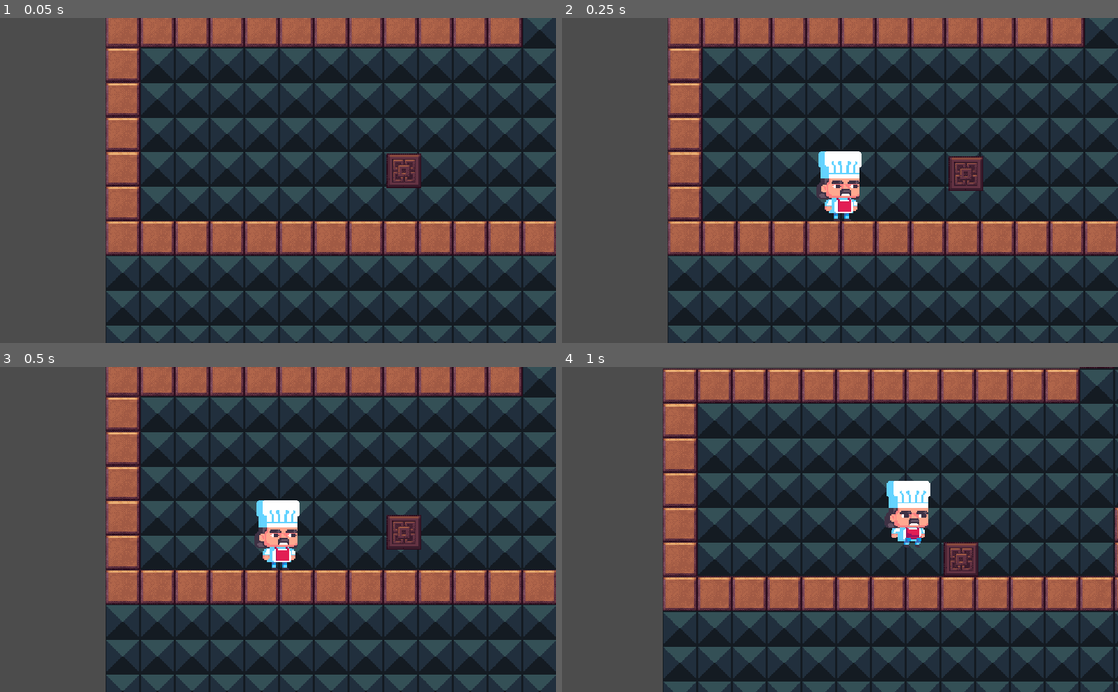
Above: before the commit, frames 1-4 (two rows, left to right).
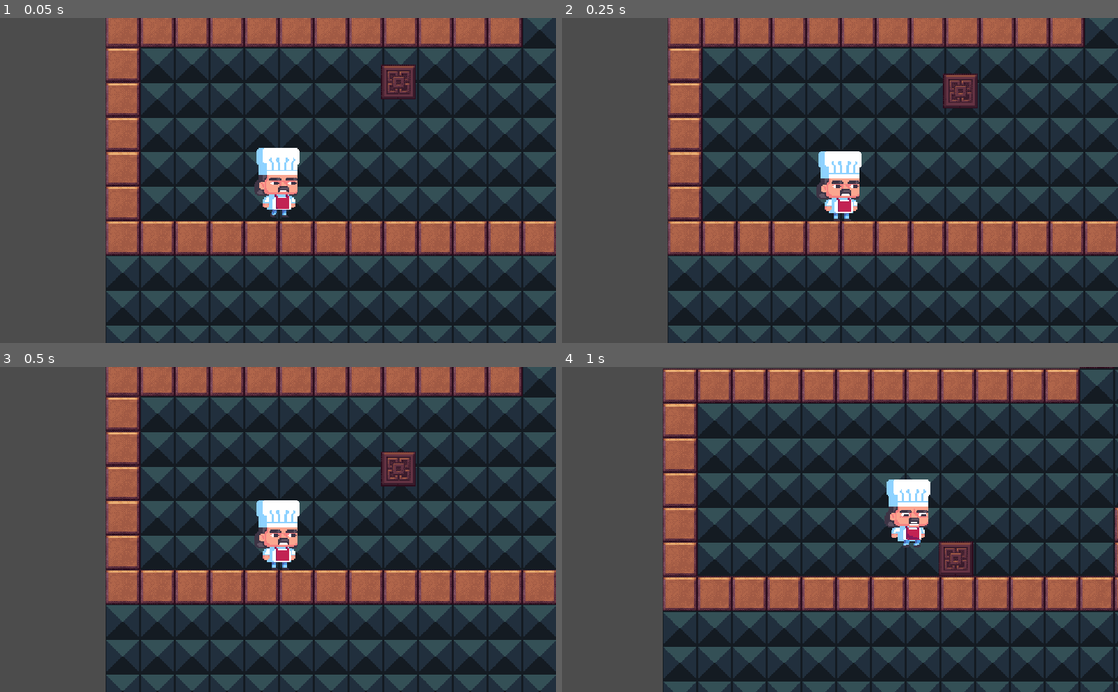
Above: after the commit, the same moments.

Repository: reeFridge/wgj156-noodle
Game: Godot game, scene res://main.tscn
Two runs of this game, one before a commit and one after it. Both use one fixed random seed, a clock stepped at 60 frames per second and the inputs below.
Inputs:
- Up to frame 1 (0.05 s): no input
- Up to frame 2 (0.25 s): no input
- Up to frame 3 (0.5 s): no input
- Up to frame 4 (1 s): hold Right (ui_right) from 0.53 s (still down); hold Space (jump) from 0.53 s (still down)

The runs differ from the first frame. In frame 1, 2.7% of the frame differs, in the area x 45-76%, y 14-62%; in frame 2, 1.7%; in frame 3, 1.7%; in frame 4, 1.0%.

Commit message:
change phys parameters for rope chunks, improve jumping

Diff:
--- a/main.tscn
+++ b/main.tscn
@@ -26,6 +26,10 @@
 [node name="player" parent="." instance=ExtResource( 3 )]
 
 [node name="cube" parent="." instance=ExtResource( 2 )]
+position = Vector2( 78, 0 )
+mass = 20.0
+gravity_scale = 3.0
+contacts_reported = 1
 
 [node name="Rope" parent="." instance=ExtResource( 5 )]
 position = Vector2( 368, -176 )
--- a/prefabs/cube/cube.tscn
+++ b/prefabs/cube/cube.tscn
@@ -2,25 +2,25 @@
 
 [ext_resource path="res://assets/inca_back.png" type="Texture" id=1]
 
-[sub_resource type="PhysicsMaterial" id=8]
-friction = 0.2
+[sub_resource type="PhysicsMaterial" id=1]
+friction = 0.5
+bounce = 0.1
 
-[sub_resource type="AtlasTexture" id=4]
+[sub_resource type="AtlasTexture" id=2]
 atlas = ExtResource( 1 )
 region = Rect2( 32, 32, 32, 32 )
 
-[sub_resource type="RectangleShape2D" id=5]
+[sub_resource type="RectangleShape2D" id=3]
 extents = Vector2( 16, 16 )
 
 [node name="cube" type="RigidBody2D" groups=[
 "bodies",
 ]]
-position = Vector2( 83, 82 )
 mass = 50.0
-physics_material_override = SubResource( 8 )
+physics_material_override = SubResource( 1 )
 
 [node name="Sprite" type="Sprite" parent="."]
-texture = SubResource( 4 )
+texture = SubResource( 2 )
 
 [node name="CollisionShape2D" type="CollisionShape2D" parent="."]
-shape = SubResource( 5 )
+shape = SubResource( 3 )
--- a/prefabs/player/player.gd
+++ b/prefabs/player/player.gd
@@ -11,12 +11,14 @@
 var velocity = Vector2()
 var is_on_rope = false
 var rope = null
+var rope_jump_force = 0
+var walk_force = 0
 
 func drop_rope():
 	if Input.is_action_pressed("ui_right"):
-		velocity.x += 300
+		rope_jump_force = 200
 	elif Input.is_action_pressed("ui_left"):
-		velocity.x -= 300
+		rope_jump_force = -200
 	is_on_rope = false
 
 func _physics_process(delta):
@@ -28,7 +30,9 @@
 
 	if Input.is_action_pressed("ui_left"):
 		$Sprite.flip_h = true
+		walk_force = -WALK_SPEED
 	elif Input.is_action_pressed("ui_right"):
+		walk_force = WALK_SPEED
 		$Sprite.flip_h = false
 
 	if is_on_rope and Input.is_action_pressed("jump"):
@@ -60,15 +64,18 @@
 		velocity.y += delta * gravity
 
 	if is_on_floor():
+		rope_jump_force = 0
+		walk_force = 0
 		if Input.is_action_pressed("ui_left"):
-			velocity.x = -WALK_SPEED
+			walk_force = -WALK_SPEED
 			$AnimationPlayer.play("walk")
 		elif Input.is_action_pressed("ui_right"):
-			velocity.x = WALK_SPEED
+			walk_force = WALK_SPEED
 			$AnimationPlayer.play("walk")
 		else:
 			$AnimationPlayer.play("idle")
-			velocity.x = 0
+
+	velocity.x = walk_force + rope_jump_force
 
 	if !is_on_floor() and velocity.y > -220:
 		velocity += Vector2.UP * -9.81 * fall_multiplier
--- a/prefabs/player/player.tscn
+++ b/prefabs/player/player.tscn
@@ -2,7 +2,6 @@
 
 [ext_resource path="res://assets/spriteSheet.png" type="Texture" id=1]
 [ext_resource path="res://prefabs/player/player.gd" type="Script" id=2]
-
 
 [sub_resource type="AtlasTexture" id=1]
 atlas = ExtResource( 1 )
@@ -43,25 +42,8 @@
 "values": [ 0 ]
 }
 
-[sub_resource type="Animation" id=7]
+[sub_resource type="Animation" id=5]
 resource_name = "jump"
-length = 0.8
-loop = true
-tracks/0/type = "value"
-tracks/0/path = NodePath("Sprite:frame")
-tracks/0/interp = 1
-tracks/0/loop_wrap = true
-tracks/0/imported = false
-tracks/0/enabled = true
-tracks/0/keys = {
-"times": PoolRealArray( 0, 0.8 ),
-"transitions": PoolRealArray( 1, 1 ),
-"update": 0,
-"values": [ 16, 19 ]
-}
-
-[sub_resource type="Animation" id=3]
-resource_name = "walk"
 length = 0.8
 loop = true
 tracks/0/type = "value"
@@ -71,7 +53,23 @@
 tracks/0/imported = false
 tracks/0/enabled = true
 tracks/0/keys = {
-"times": PoolRealArray( 0, 0.8 ),
+"times": PoolRealArray( 0, 0.6 ),
+"transitions": PoolRealArray( 1, 1 ),
+"update": 0,
+"values": [ 16, 19 ]
+}
+
+[sub_resource type="Animation" id=6]
+length = 0.8
+loop = true
+tracks/0/type = "value"
+tracks/0/path = NodePath("Sprite:frame")
+tracks/0/interp = 1
+tracks/0/loop_wrap = false
+tracks/0/imported = false
+tracks/0/enabled = true
+tracks/0/keys = {
+"times": PoolRealArray( 0, 0.6 ),
 "transitions": PoolRealArray( 1, 1 ),
 "update": 0,
 "values": [ 4, 7 ]
@@ -87,18 +85,17 @@
 texture = SubResource( 1 )
 vframes = 5
 hframes = 4
-frame = 1
+frame = 7
 region_rect = Rect2( 0, 0, 176, 256 )
 
 [node name="CollisionShape2D" type="CollisionShape2D" parent="."]
-visible = false
 shape = SubResource( 2 )
 
 [node name="AnimationPlayer" type="AnimationPlayer" parent="."]
-anims/catch = SubResource( 9 )
-anims/idle = SubResource( 6 )
-anims/jump = SubResource( 7 )
-anims/walk = SubResource( 3 )
+anims/catch = SubResource( 3 )
+anims/idle = SubResource( 4 )
+anims/jump = SubResource( 5 )
+anims/walk = SubResource( 6 )
 
 [node name="Camera2D" type="Camera2D" parent="."]
 current = true
--- a/prefabs/rope/rope_chunk.tscn
+++ b/prefabs/rope/rope_chunk.tscn
@@ -2,7 +2,6 @@
 
 [ext_resource path="res://assets/rope_chunk.png" type="Texture" id=1]
 [ext_resource path="res://prefabs/rope/rope_chunk.gd" type="Script" id=2]
-
 
 [sub_resource type="CapsuleShape2D" id=1]
 radius = 3.0
@@ -11,6 +10,7 @@
 [node name="rope_chunk" type="RigidBody2D" groups=[
 "rope_chunks",
 ]]
+gravity_scale = 5.0
 script = ExtResource( 2 )
 
 [node name="CollisionShape2D" type="CollisionShape2D" parent="."]
Binary file changed: assets/spriteSheet.png
Not shown: 2 places in prefabs/player/player.tscn that only renumber resources
